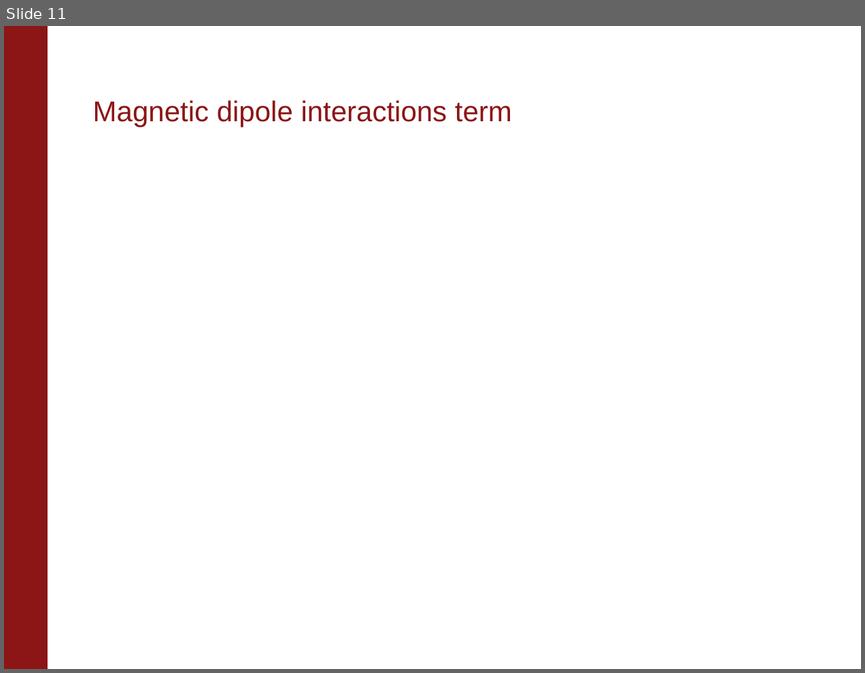
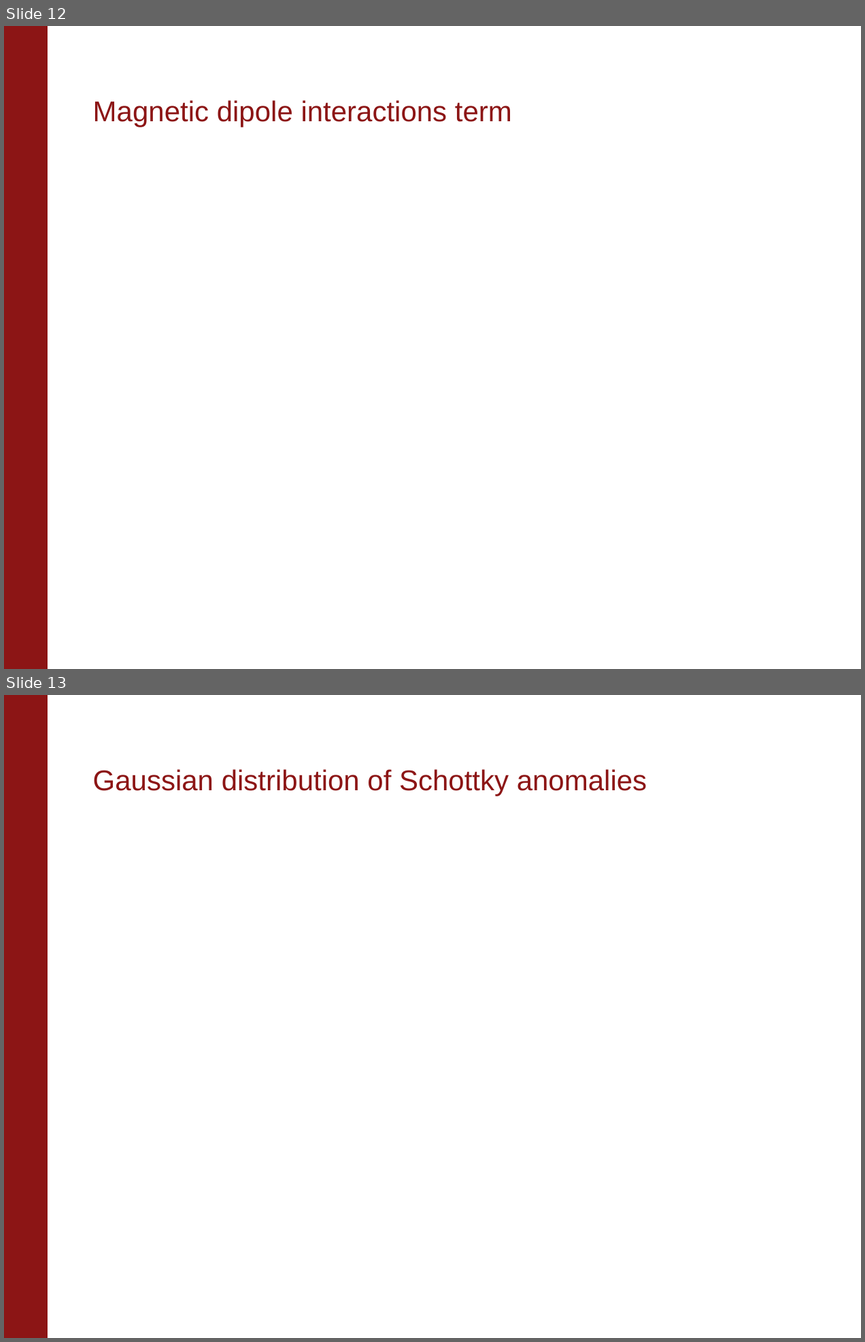
Before and after one commit to pmassat/matlab-postdoc, a slide deck: Matlab_data_analysis/Cp_analysis/AnalyzeCpDoping/Cp_random_strains/TmVO4_Cp_random_strains_analysis_notes.pptx. Shown one above the other, each under a label of ours: slide 11 before the commit, slides 12 and 13 after it. The pictures are 865x673 and 865x1342 pixels, drawn with LibreOffice and Linux fonts; fonts in the diff are those of the drawing; grey boxes stand for pictures; background and template pictures are left out. Boxes give left, top, right and bottom in pixels: in the first picture for what was removed or moved away, otherwise in the second. Text is boxed around its words. In the diff, an @@ line names an element or a change of style, - is before the commit and + after.

```diff
--- a/Matlab_data_analysis/Cp_analysis/AnalyzeCpDoping/Cp_random_strains/TmVO4_Cp_random_strains_analysis_notes.pptx
+++ b/Matlab_data_analysis/Cp_analysis/AnalyzeCpDoping/Cp_random_strains/TmVO4_Cp_random_strains_analysis_notes.pptx
@@ slide 13 added at (4, 695, 861, 1338), background #FFFFFF; not listed: 1 template element that a slide beside it also shows @@
@@ title added at (93, 769, 647, 796), 24 pt, text #8C1515 @@
+Gaussian distribution of Schottky anomalies
@@ what was slide 11 is now slide 12 @@
```
Also in this commit, not shown: 3 slides changed, 1 other file.
